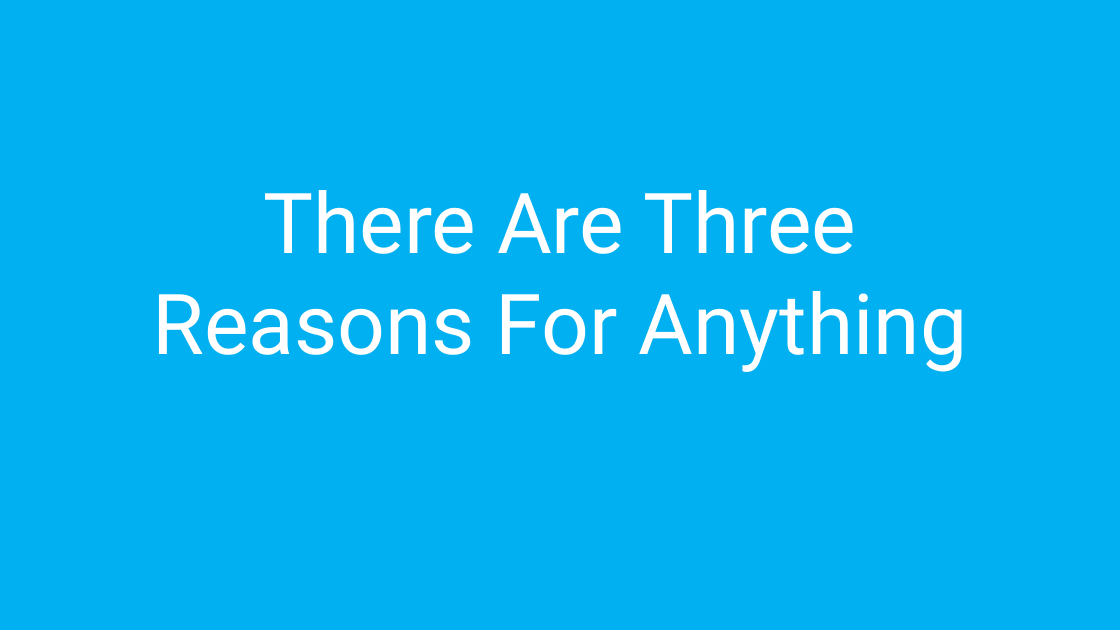
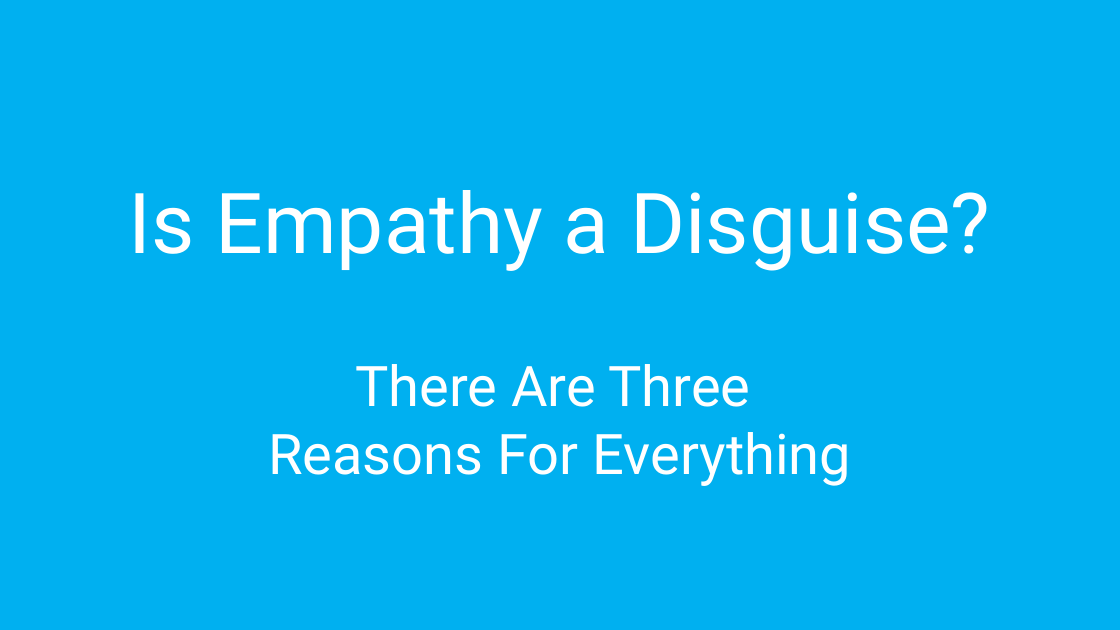
Before and after one commit to amadorchavez/amadorchavez.github.io, a slide deck: slide 30 of nifty/Culture.Values.pptx (slide 25 before the commit). Drawn at 1120x630 pixels with LibreOffice and Linux fonts; fonts in the diff are those of the drawing. Boxes give left, top, right and bottom in pixels: in the first picture for what was removed or moved away, otherwise in the second. Text is boxed around its words. In the diff, an @@ line names an element or a change of style, - is before the commit and + after.

```diff
--- a/nifty/Culture.Values.pptx
+++ b/nifty/Culture.Values.pptx
@@ text added at [129, 190, 990, 271], 72 pt, text #FFFFFF @@
+Is Empathy a Disguise?
@@ text at [268, 364, 852, 486]: text changed; size 72 to 48 pt @@
-There Are Three Reasons For Anything
+There Are Three
+Reasons For Everything
```
Also in this commit, not shown: 11 other slides changed, 17 slides added, 2 slides removed, 49 other files.
